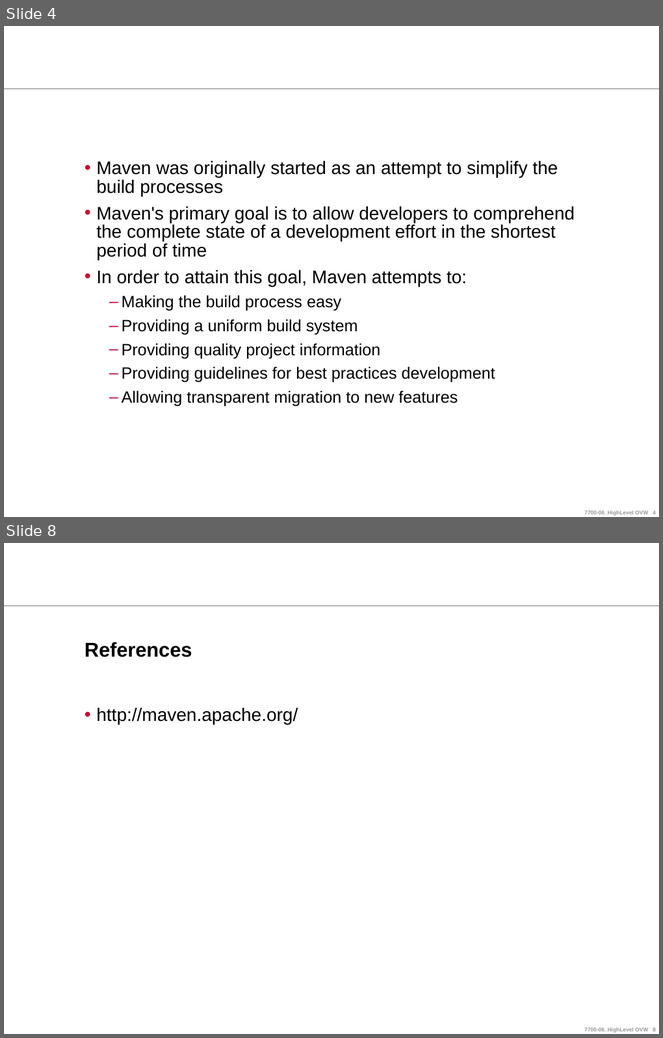
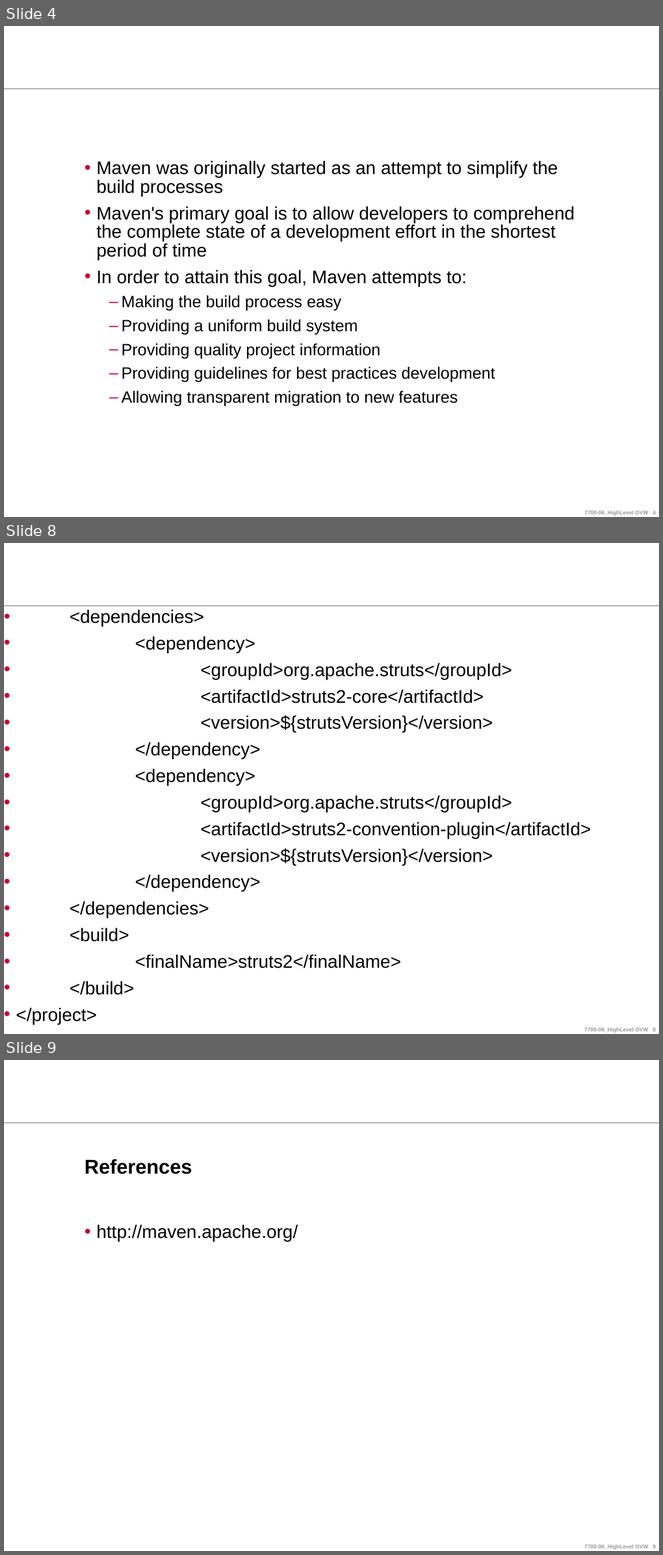
Before and after one commit to ndlongit/longnd-data, a slide deck: Document/Tutorial/[Presentation] Maven.ppt. Shown one above the other, each under a label of ours: slides 4 and 8 before the commit, slides 4, 8 and 9 after it; the slides between them are not shown. The pictures are 663x1038 and 663x1555 pixels, drawn with LibreOffice and Linux fonts; fonts in the diff are those of the drawing; background and template pictures are left out. Boxes give left, top, right and bottom in pixels: in the first picture for what was removed or moved away, otherwise in the second. Text is boxed around its words. In the diff, an @@ line names an element or a change of style, - is before the commit and + after.

```diff
--- a/Document/Tutorial/[Presentation] Maven.ppt
+++ b/Document/Tutorial/[Presentation] Maven.ppt
@@ slide 8 added at <box>4,543,659,1034</box>, background #FFFFFF; not listed: 2 template elements that a slide beside it also shows @@
@@ text added at <box>16,609,591,1025</box>, 20 pt, text #000000 @@
+• <dependencies>
+• <dependency>
+• <groupId>org.apache.struts</groupId>
+• <artifactId>struts2-core</artifactId>
+• <version>${strutsVersion}</version>
+• </dependency>
+• <dependency>
+• <groupId>org.apache.struts</groupId>
+• <artifactId>struts2-convention-plugin</artifactId>
+• <version>${strutsVersion}</version>
+• </dependency>
+• </dependencies>
+• <build>
+• <finalName>struts2</finalName>
+• </build>
+• </project>
@@ what was slide 8 is now slide 9 @@
```
Also in this commit, not shown: 1 slide changed, 2 other slides added, 2 slides removed.
